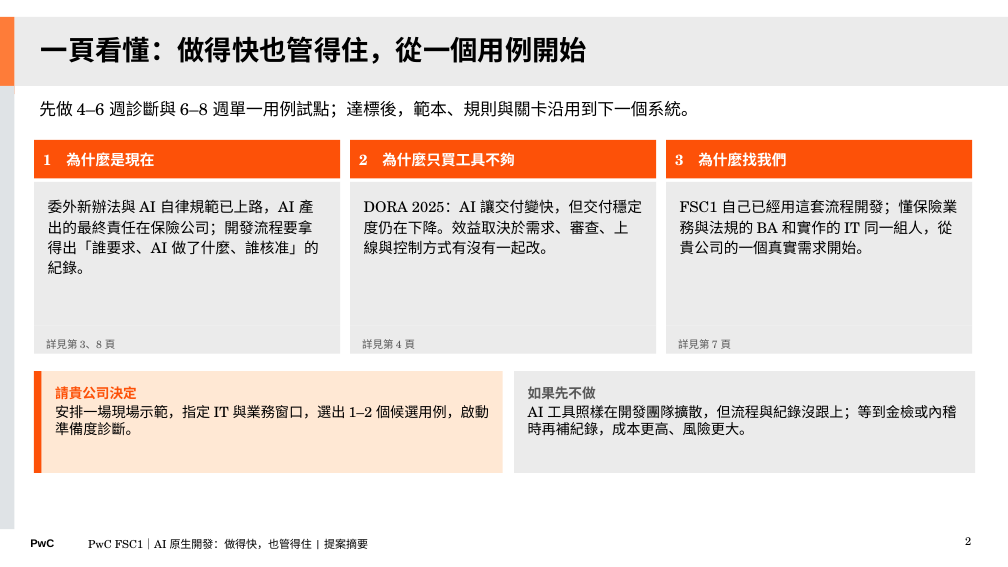
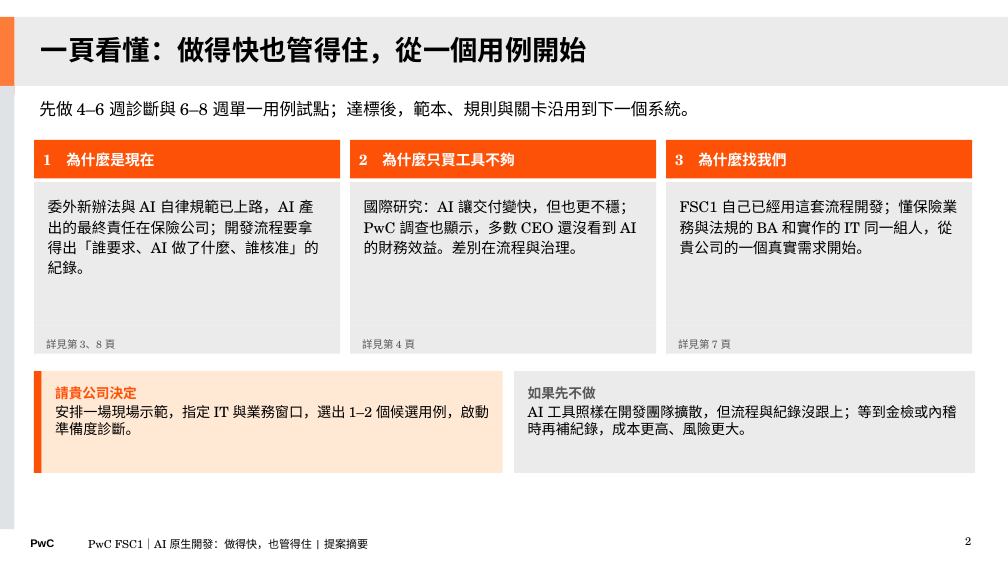
Before and after one commit to Robshao/PwC_FSC1, a slide deck: slide 2 of research/ai-native-sdlc/AI原生開發_做得快也管得住_第一次會議版.pptx. Drawn at 1008x567 pixels with LibreOffice and Linux fonts; fonts in the diff are those of the drawing. Boxes give left, top, right and bottom in pixels: in the first picture for what was removed or moved away, otherwise in the second. Text is boxed around its words. In the diff, an @@ line names an element or a change of style, - is before the commit and + after.

```diff
--- a/research/ai-native-sdlc/AI原生開發_做得快也管得住_第一次會議版.pptx
+++ b/research/ai-native-sdlc/AI原生開發_做得快也管得住_第一次會議版.pptx
@@ text in rectangle at [364, 199, 637, 254]: text changed @@
-DORA 2025：AI 讓交付變快，但交付穩定度仍在下降。效益取決於需求、審查、上線與控制方式有沒有一起改。
+國際研究：AI 讓交付變快，但也更不穩；PwC 調查也顯示，多數 CEO 還沒看到 AI 的財務效益。差別在流程與治理。
```
Also in this commit, not shown: 7 other slides changed, 7 other files.
